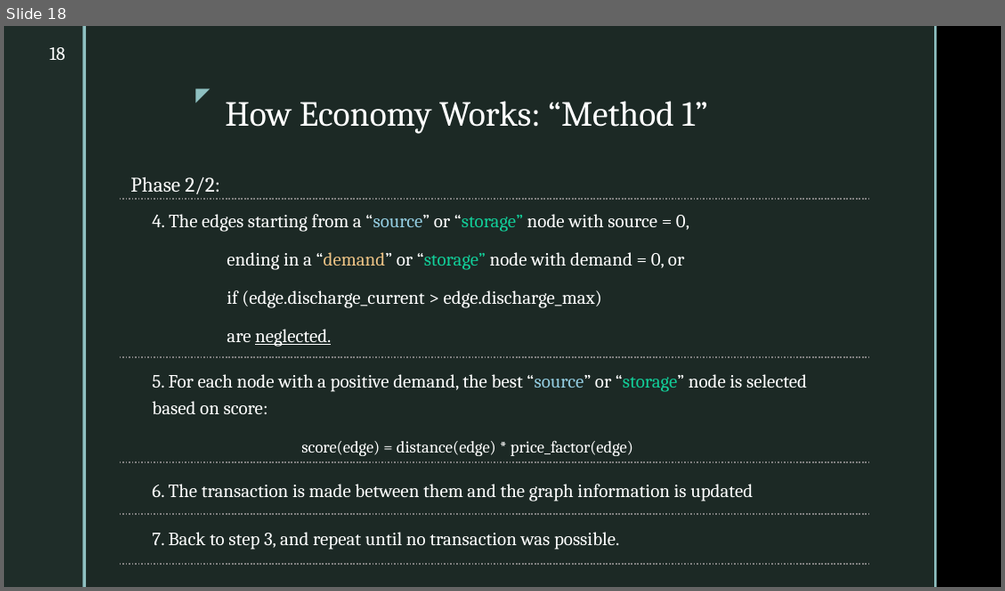
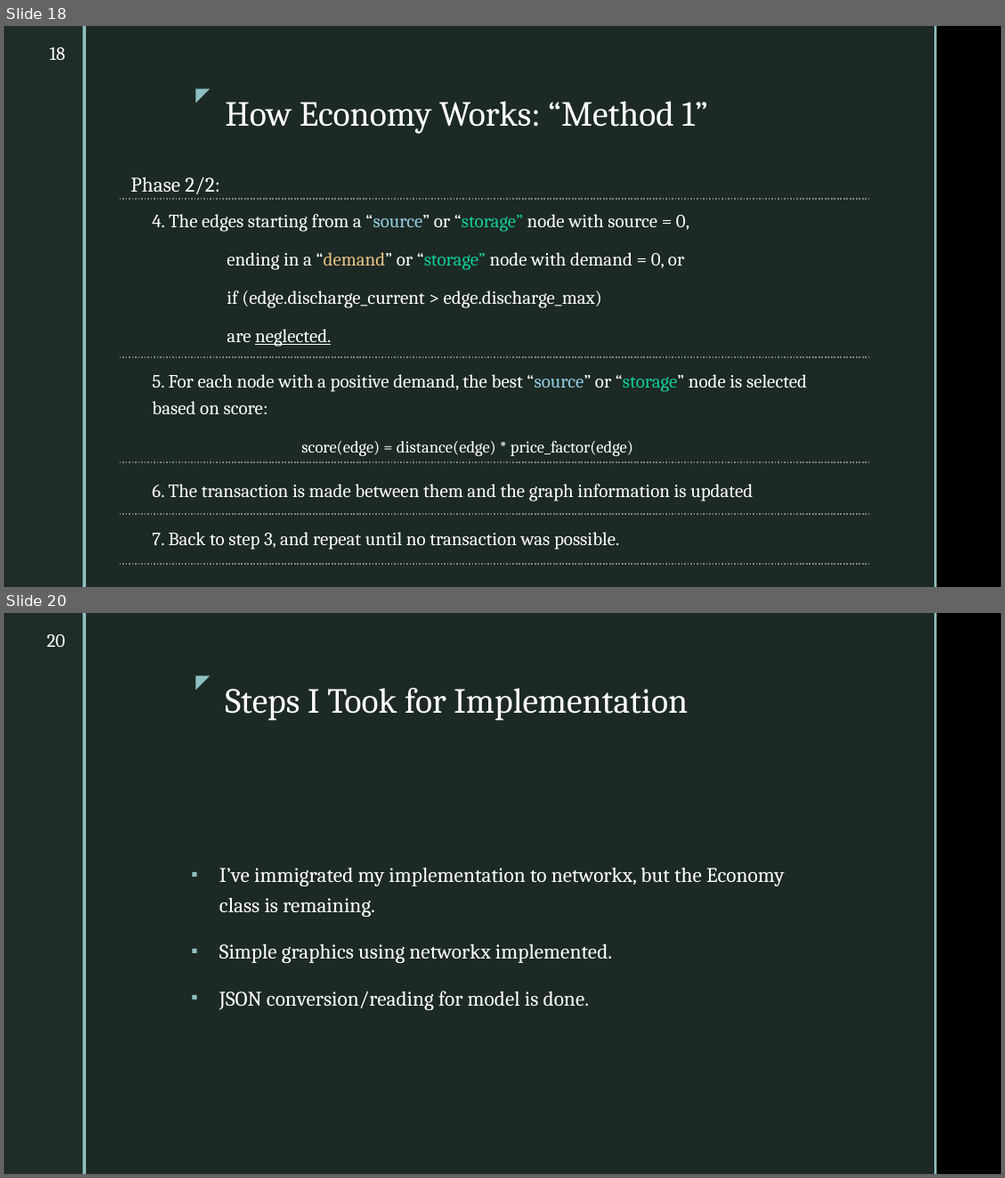
Before and after one commit to cmudrc/pied-piper, a slide deck: Other/Presentation/Presentation 01.pptx. Shown one above the other, each under a label of ours: slide 18 before the commit, slides 18 and 20 after it; the slides between them are not shown. The pictures are 1005x591 and 1005x1178 pixels, drawn with LibreOffice and Linux fonts; fonts in the diff are those of the drawing; background and template pictures are left out. Boxes give left, top, right and bottom in pixels: in the first picture for what was removed or moved away, otherwise in the second. Text is boxed around its words. In the diff, an @@ line names an element or a change of style, - is before the commit and + after.

```diff
--- a/Other/Presentation/Presentation 01.pptx
+++ b/Other/Presentation/Presentation 01.pptx
@@ slide 20 added at (x1=4, y1=613, x2=1001, y2=1174), background picture (left out); not listed: 5 template elements that a slide beside it also shows @@
@@ page number added at (x1=47, y1=634, x2=65, y2=647), 18 pt, text #FFFFFF @@
+20
@@ title added at (x1=225, y1=688, x2=688, y2=721), 34 pt, text #FFFFFF @@
+Steps I Took for Implementation
@@ text added at (x1=219, y1=868, x2=785, y2=1009), 20 pt, text #FFFFFF @@
+▪ I’ve immigrated my implementation to networkx, but the Economy class is remaining.
+▪ Simple graphics using networkx implemented.
+▪ JSON conversion/reading for model is done.
```
Also in this commit, not shown: 4 slides changed, 4 other slides added, 1 slide removed.
